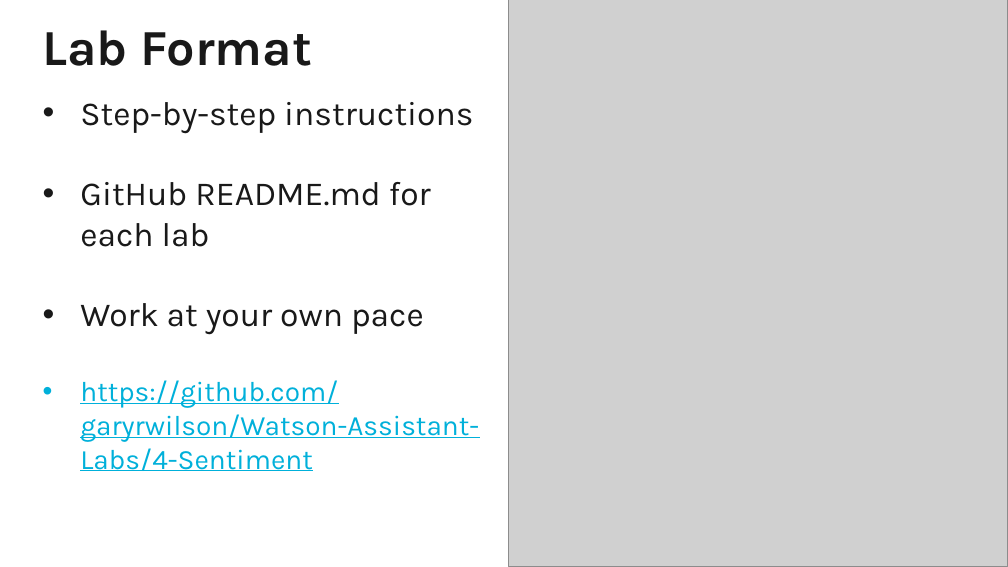
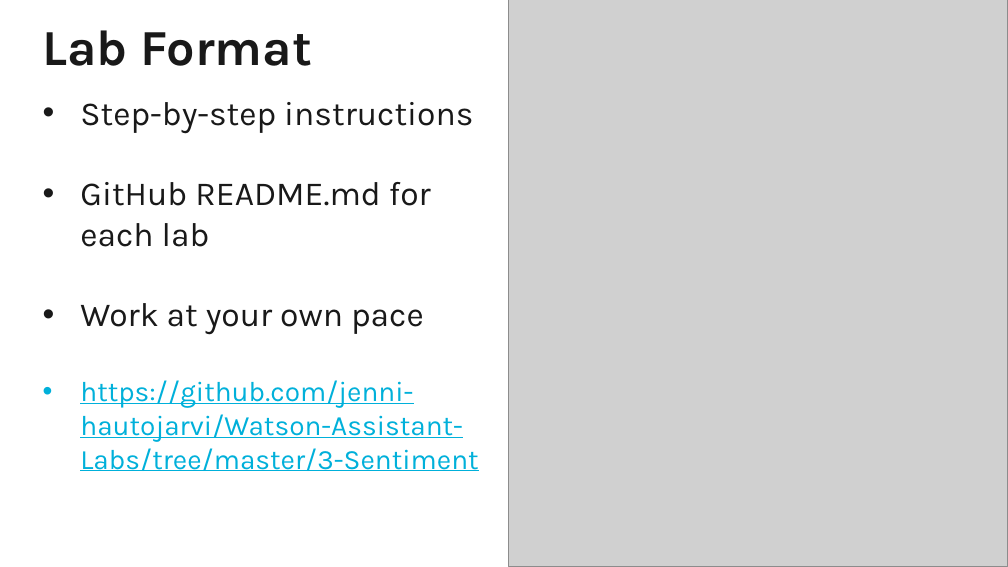
Before and after one commit to UNSW-MARK5826-BRAND-RECOMM-GOODONYOU/Watson-Assistant-Labs, a slide deck: slide 8 of 3-Sentiment/Watson Assistant Lab 3 - Understanding User Sentiment with Watson NLU.pptx. Drawn at 1008x567 pixels with LibreOffice and Linux fonts; fonts in the diff are those of the drawing; grey boxes stand for pictures; background and template pictures are left out. Boxes give left, top, right and bottom in pixels: in the first picture for what was removed or moved away, otherwise in the second. Text is boxed around its words. In the diff, an @@ line names an element or a change of style, - is before the commit and + after.

```diff
--- a/3-Sentiment/Watson Assistant Lab 3 - Understanding User Sentiment with Watson NLU.pptx
+++ b/3-Sentiment/Watson Assistant Lab 3 - Understanding User Sentiment with Watson NLU.pptx
@@ text at bbox=[80, 380, 478, 471]: text changed @@
-• https://github.com/garyrwilson/Watson-Assistant-Labs/4-Sentiment
+• https://github.com/jenni-hautojarvi/Watson-Assistant-Labs/tree/master/3-Sentiment
```
Also in this commit, not shown: 1 slide added, 5 other files.
